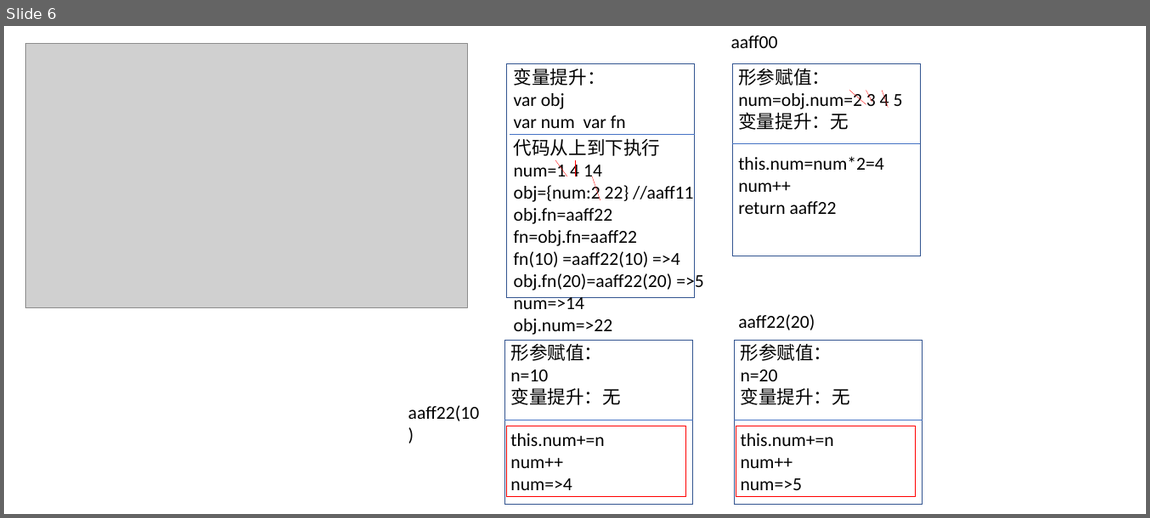
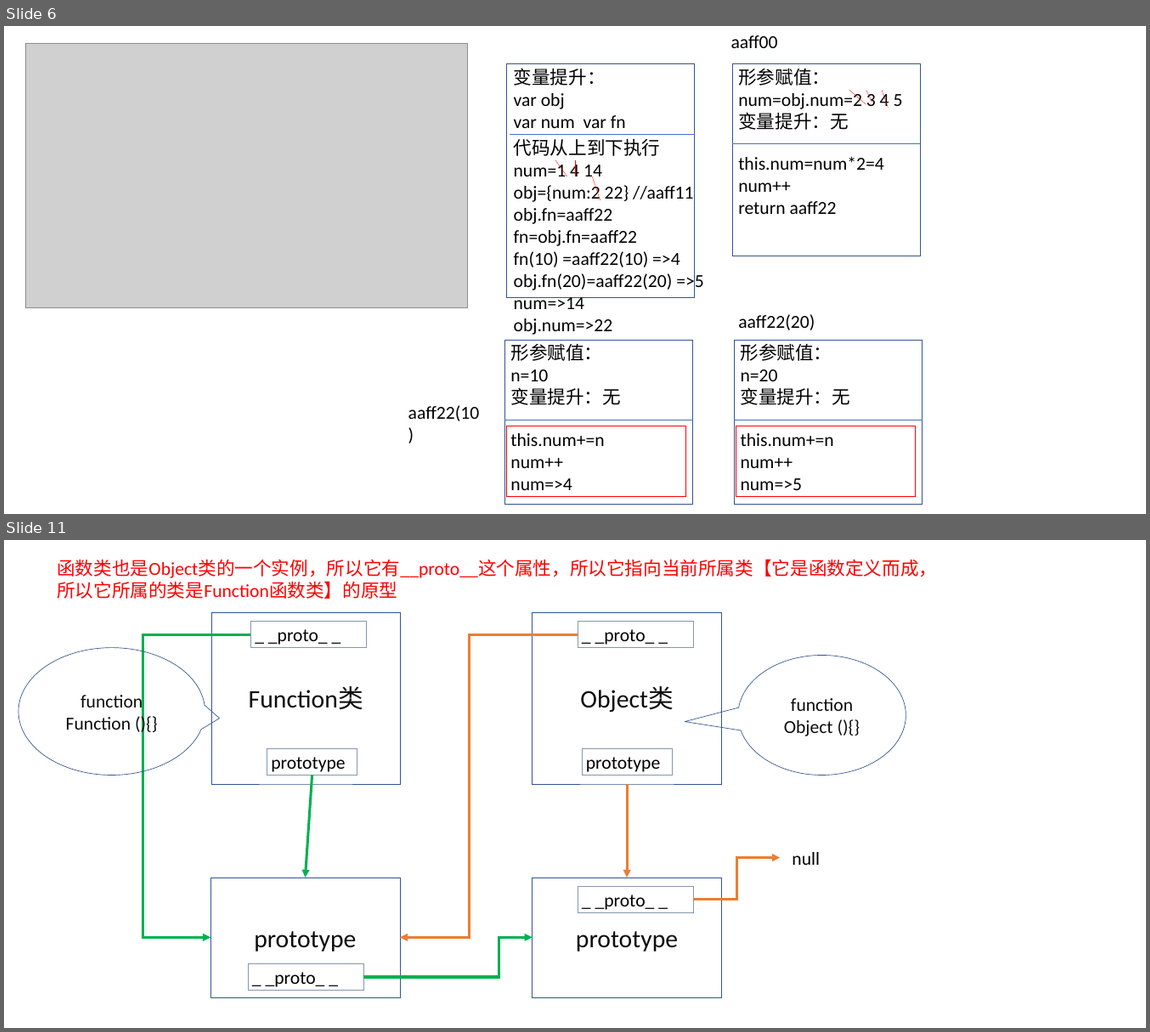
Before and after one commit to monty086/2018-, a slide deck: week2/day1/week1.3.pptx. Shown one above the other, each under a label of ours: slide 6 before the commit, slides 6 and 11 after it; the slides between them are not shown. The pictures are 1150x518 and 1150x1032 pixels, drawn with LibreOffice and Linux fonts; fonts in the diff are those of the drawing; grey boxes stand for pictures. Boxes give left, top, right and bottom in pixels: in the first picture for what was removed or moved away, otherwise in the second. Text is boxed around its words. In the diff, an @@ line names an element or a change of style, - is before the commit and + after.

Commit message:
原型

```diff
--- a/week2/day1/week1.3.pptx
+++ b/week2/day1/week1.3.pptx
@@ slide 11 added at [4, 540, 1146, 1028], background #FFFFFF @@
@@ text added at [57, 559, 937, 599], 32 pt, text #FF0000 @@
+函数类也是Object类的一个实例，所以它有__proto__这个属性，所以它指向当前所属类【它是函数定义而成，所以它所属的类是Function函数类】的原型
@@ rectangle added at [211, 612, 401, 784], outline #325491 1 pt, 44 pt, text #0D0D0D @@
+Function类
@@ rectangle added at [533, 612, 721, 784], outline #325491 1 pt, 44 pt, text #0D0D0D @@
+Object类
@@ elbow arrow added from (250, 634) to (211, 938), #00B050 4.5 pt @@
@@ rectangle added at [250, 622, 366, 648], outline #8497B0 0.75 pt, 32 pt, text #000000 @@
+_ _proto_ _
@@ elbow arrow added from (578, 634) to (400, 938), #ED7D31 4.5 pt @@
@@ rectangle added at [578, 622, 693, 648], outline #8497B0 0.75 pt, 32 pt, text #000000 @@
+_ _proto_ _
@@ speech bubble added at [18, 648, 205, 775], outline #325491 1 pt, 32 pt, text #0D0D0D @@
+function Function (){}
@@ speech bubble added at [738, 656, 906, 775], outline #325491 1 pt, 32 pt, text #0D0D0D @@
+function Object (){}
@@ rectangle added at [268, 748, 358, 775], outline #8497B0 0.75 pt, 32 pt, text #000000 @@
+prototype
@@ rectangle added at [582, 748, 672, 775], outline #8497B0 0.75 pt, 32 pt, text #000000 @@
+prototype
@@ arrow added from (313, 775) to (305, 877), #00B050 4.5 pt @@
@@ arrow added from (627, 784) to (627, 877), #ED7D31 4.5 pt @@
@@ elbow arrow added from (693, 900) to (780, 858), #ED7D31 4.5 pt @@
@@ text added at [792, 852, 820, 865], 32 pt, text #000000 @@
+null
@@ rectangle added at [211, 877, 400, 997], outline #325491 1 pt, 44 pt, text #0D0D0D @@
+prototype
@@ rectangle added at [533, 877, 721, 997], outline #325491 1 pt, 44 pt, text #0D0D0D @@
+prototype
@@ rectangle added at [578, 886, 693, 912], outline #8497B0 0.75 pt, 32 pt, text #000000 @@
+_ _proto_ _
@@ elbow arrow added from (364, 977) to (533, 938), #00B050 4.5 pt @@
@@ rectangle added at [248, 964, 364, 990], outline #8497B0 0.75 pt, 32 pt, text #000000 @@
+_ _proto_ _
```
Also in this commit, not shown: 4 other slides added, 2 slides removed.
